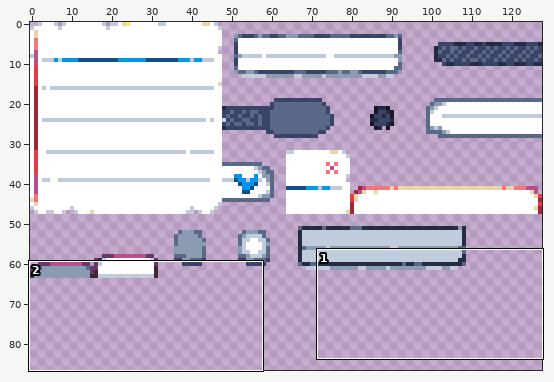
A sprite sheet gets an edit: wingrid/assets/art/tiles/tiles_paper.png. The first picture is a wide view before the edit; the outline marks the close-up.
Close-up. Earlier state:
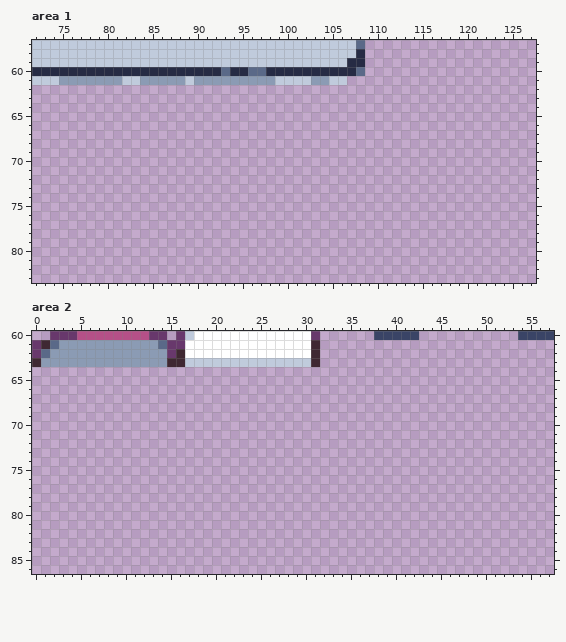
The file is 128x128 pixels. Shown: area 1: x 72..127, y 57..83; area 2: x 0..57, y 60..86. The wide view leaves out empty margins.
After:
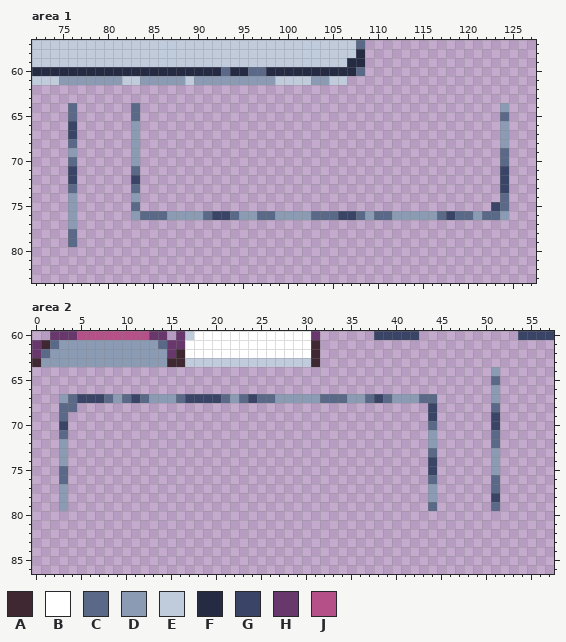
Palette (. is transparent): A #3f2832  B #ffffff  C #5a6988  D #8b9bb4  E #c0cbdc  F #262b44  G #3a4466  H #68386c  J #b55088
The exact change:
{"where": "area 1"}
{"y":64,"x":76,"old":".","new":"C"}
{"y":64,"x":83,"old":".","new":"C"}
{"y":64,"x":124,"old":".","new":"D"}
{"y":65,"x":76,"old":".","new":"C"}
{"y":65,"x":83,"old":".","new":"C"}
{"y":65,"x":124,"old":".","new":"C"}
{"y":66,"x":76,"old":".","new":"G"}
{"y":66,"x":83,"old":".","new":"D"}
{"y":66,"x":124,"old":".","new":"D"}
{"y":67,"x":76,"old":".","new":"G"}
{"y":67,"x":83,"old":".","new":"D"}
{"y":67,"x":124,"old":".","new":"D"}
{"y":68,"x":76,"old":".","new":"C"}
{"y":68,"x":83,"old":".","new":"D"}
{"y":68,"x":124,"old":".","new":"D"}
{"y":69,"x":76,"old":".","new":"D"}
{"y":69,"x":83,"old":".","new":"D"}
{"y":69,"x":124,"old":".","new":"C"}
{"y":70,"x":76,"old":".","new":"C"}
{"y":70,"x":83,"old":".","new":"D"}
{"y":70,"x":124,"old":".","new":"C"}
{"y":71,"x":76,"old":".","new":"G"}
{"y":71,"x":83,"old":".","new":"C"}
{"y":71,"x":124,"old":".","new":"G"}
{"y":72,"x":76,"old":".","new":"G"}
{"y":72,"x":83,"old":".","new":"G"}
{"y":72,"x":124,"old":".","new":"G"}
{"y":73,"x":76,"old":".","new":"C"}
{"y":73,"x":83,"old":".","new":"C"}
{"y":73,"x":124,"old":".","new":"G"}
{"y":74,"x":76,"old":".","new":"D"}
{"y":74,"x":83,"old":".","new":"D"}
{"y":74,"x":124,"old":".","new":"C"}
{"y":75,"x":76,"old":".","new":"D"}
{"y":75,"x":83,"old":".","new":"C"}
{"y":75,"x":123,"old":"..","new":"GC"}
{"y":76,"x":76,"old":".","new":"D"}
{"y":76,"x":83,"old":"..........................................","new":"DCCCDDDDCGGCDDCCDDDDCCCGGCDCCDDDDDCGCCDCCD"}
{"y":77,"x":76,"old":".","new":"D"}
{"y":78,"x":76,"old":".","new":"C"}
{"y":79,"x":76,"old":".","new":"C"}
{"where": "area 2"}
{"y":64,"x":51,"old":".","new":"D"}
{"y":65,"x":51,"old":".","new":"C"}
{"y":66,"x":51,"old":".","new":"D"}
{"y":67,"x":3,"old":"..........................................","new":"DCGGGCDCGCDDDCGGGGCDCGCCDDDDDCCCDDCGCDDDCC"}
{"y":67,"x":51,"old":".","new":"D"}
{"y":68,"x":3,"old":"..","new":"CC"}
{"y":68,"x":44,"old":".","new":"G"}
{"y":68,"x":51,"old":".","new":"C"}
{"y":69,"x":3,"old":".","new":"C"}
{"y":69,"x":44,"old":".","new":"G"}
{"y":69,"x":51,"old":".","new":"G"}
{"y":70,"x":3,"old":".","new":"G"}
{"y":70,"x":44,"old":".","new":"C"}
{"y":70,"x":51,"old":".","new":"G"}
{"y":71,"x":3,"old":".","new":"C"}
{"y":71,"x":44,"old":".","new":"D"}
{"y":71,"x":51,"old":".","new":"C"}
{"y":72,"x":3,"old":".","new":"D"}
{"y":72,"x":44,"old":".","new":"D"}
{"y":72,"x":51,"old":".","new":"C"}
{"y":73,"x":3,"old":".","new":"D"}
{"y":73,"x":44,"old":".","new":"C"}
{"y":73,"x":51,"old":".","new":"D"}
{"y":74,"x":3,"old":".","new":"D"}
{"y":74,"x":44,"old":".","new":"G"}
{"y":74,"x":51,"old":".","new":"D"}
{"y":75,"x":3,"old":".","new":"C"}
{"y":75,"x":44,"old":".","new":"G"}
{"y":75,"x":51,"old":".","new":"D"}
{"y":76,"x":3,"old":".","new":"C"}
{"y":76,"x":44,"old":".","new":"C"}
{"y":76,"x":51,"old":".","new":"C"}
{"y":77,"x":3,"old":".","new":"D"}
{"y":77,"x":44,"old":".","new":"D"}
{"y":77,"x":51,"old":".","new":"C"}
{"y":78,"x":3,"old":".","new":"D"}
{"y":78,"x":44,"old":".","new":"D"}
{"y":78,"x":51,"old":".","new":"G"}
{"y":79,"x":3,"old":".","new":"D"}
{"y":79,"x":44,"old":".","new":"C"}
{"y":79,"x":51,"old":".","new":"C"}
